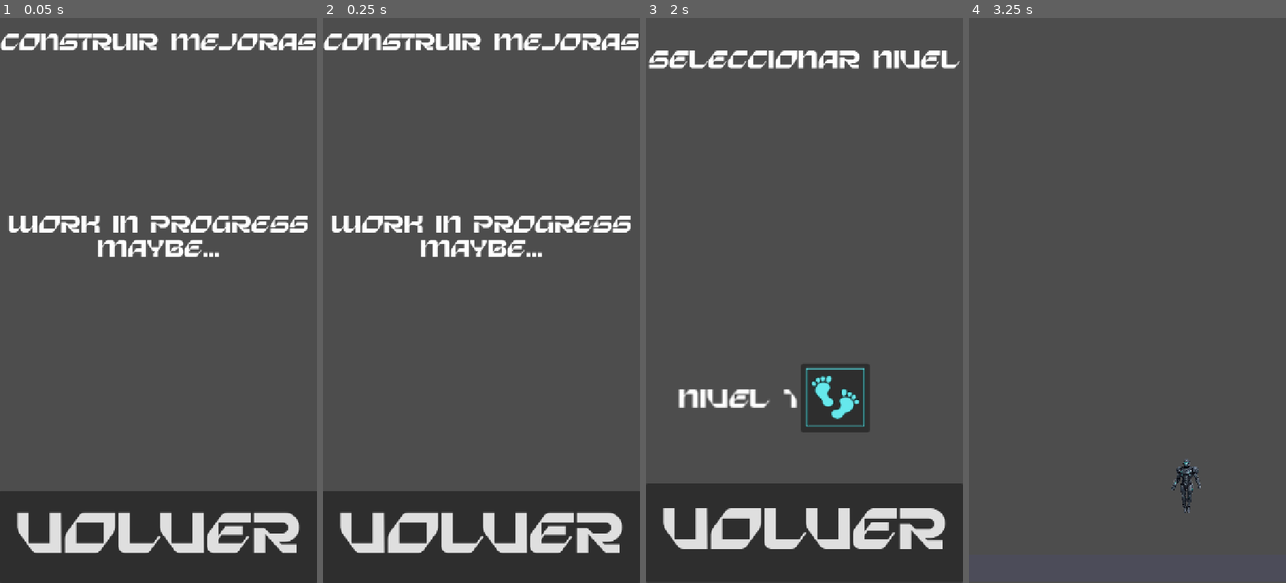
Above: before the commit, frames 1-4 (left to right).
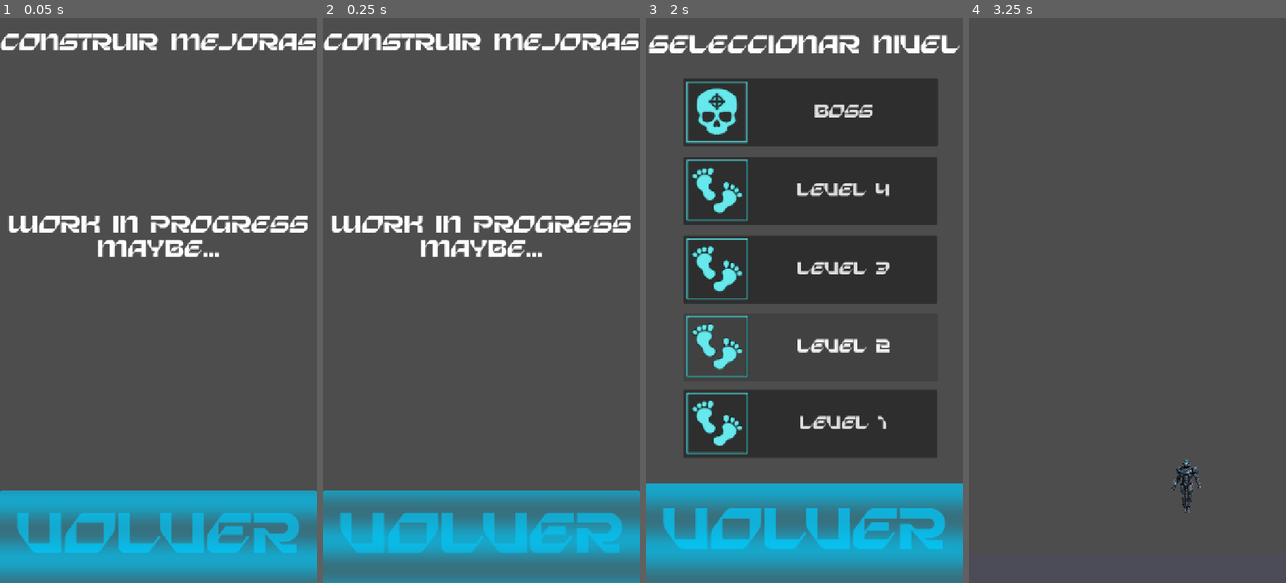
Above: after the commit, the same moments.

Repository: Nico-lk/Proyecto-Mobile
Game: Godot game, scene res://Scenes/menu/seleccionar_mejoras.tscn
Same seed, same stepped clock (60 frames per second), same inputs: the game is played once before the commit and once after it. This scene is started directly instead of the project's main scene.
Inputs:
- Up to frame 1 (0.05 s): no input
- Up to frame 2 (0.25 s): no input
- Up to frame 3 (2 s): click "Volver" at 0.5 s; click "Niveles" at 1.25 s
- Up to frame 4 (3.25 s): click "Nivel 1" (after the commit: "Level 1") at 2 s; tap Enter (ui_accept) at 2.75, 3.02 s; hold Right (ui_right) from 2.78 s (still down)

The runs differ from the first frame. In frame 1, 16% of the frame differs, in the area x 0-100%, y 83-100%; in frame 2, 16%; in frame 3, 59%, in the area x 0-100%, y 3-100%; in frame 4, nothing differs.

Commit message:
feat-interfaz-nave
se le agrego shader a los botones y sonidos de UI al presionarlos

Diff:
--- a/project-mobile/Scenes/levels/level_2.tscn
+++ /dev/null
@@ -1,3 +0,0 @@
-[gd_scene format=3 uid="uid://vf8cyu3i7ly"]
-
-[node name="level_2" type="Node2D" unique_id=329237754]
--- a/project-mobile/Scenes/menu/seleccionar_mejoras.gd
+++ b/project-mobile/Scenes/menu/seleccionar_mejoras.gd
@@ -12,4 +12,6 @@
 
 
 func _on_volver_pressed() -> void:
+	$Volver/AudioStreamPlayer.play()
+	await get_tree().create_timer(0.5).timeout
 	get_tree().change_scene_to_file("res://Scenes/menu/interfaz_nave.tscn")
--- a/project-mobile/Scenes/menu/seleccionar_mejoras.tscn
+++ b/project-mobile/Scenes/menu/seleccionar_mejoras.tscn
@@ -2,6 +2,16 @@
 
 [ext_resource type="Script" uid="uid://y1hccesvhcq2" path="res://Scenes/menu/seleccionar_mejoras.gd" id="1_61taj"]
 [ext_resource type="FontFile" uid="uid://ll6040c1he4m" path="res://Assets/Font/Sterion-BLLld.ttf" id="1_dca5o"]
+[ext_resource type="Shader" uid="uid://bahf0avir3ql1" path="res://Scenes/menu/menu.gdshader" id="3_2h14p"]
+[ext_resource type="AudioStream" uid="uid://b8h0bgofhc6q7" path="res://Assets/audio/UI_Botton.wav" id="4_e0d7u"]
+
+[sub_resource type="ShaderMaterial" id="ShaderMaterial_hcent"]
+shader = ExtResource("3_2h14p")
+shader_parameter/hologram_color = Color(0, 0.8, 1, 1)
+shader_parameter/lines_frequency = 10.000000471740119
+shader_parameter/lines_speed = 1.0
+shader_parameter/scan_glitch_speed = 2.0
+shader_parameter/alpha_glitch_speed = 0.0
 
 [node name="SeleccionarMejoras" type="Control" unique_id=1939811591]
 layout_mode = 3
@@ -28,6 +38,7 @@
 vertical_alignment = 1
 
 [node name="Volver" type="Button" parent="." unique_id=307481891]
+material = SubResource("ShaderMaterial_hcent")
 layout_mode = 0
 offset_top = 1072.0
 offset_right = 720.0
@@ -35,6 +46,9 @@
 theme_override_fonts/font = ExtResource("1_dca5o")
 theme_override_font_sizes/font_size = 130
 text = "Volver"
+
+[node name="AudioStreamPlayer" type="AudioStreamPlayer" parent="Volver" unique_id=501780804]
+stream = ExtResource("4_e0d7u")
 
 [node name="Label2" type="Label" parent="." unique_id=267095504]
 layout_mode = 0
--- a/project-mobile/Scenes/menu/seleccionar_nivel.gd
+++ b/project-mobile/Scenes/menu/seleccionar_nivel.gd
@@ -1,13 +1,14 @@
 extends Control
 
-# Called every frame. 'delta' is the elapsed time since the previous frame.
-func _process(delta: float) -> void:
-	pass
 
 
 func _on_volver_pressed() -> void:
+	$Volver/AudioStreamPlayer.play()
+	await get_tree().create_timer(0.5).timeout
 	get_tree().change_scene_to_file("res://Scenes/menu/interfaz_nave.tscn")
 
 
 func _on_uram_nivel_1_pressed() -> void:
+	$UramLevel1/AudioStreamPlayer.play()
+	await get_tree().create_timer(0.5).timeout
 	get_tree().change_scene_to_file("res://Scenes/levels/level_1.tscn")
--- a/project-mobile/Scenes/menu/seleccionar_nivel.tscn
+++ b/project-mobile/Scenes/menu/seleccionar_nivel.tscn
@@ -3,10 +3,19 @@
 [ext_resource type="Script" uid="uid://ch8d2rws343m0" path="res://Scenes/menu/seleccionar_nivel.gd" id="1_3esmm"]
 [ext_resource type="FontFile" uid="uid://ll6040c1he4m" path="res://Assets/Font/Sterion-BLLld.ttf" id="1_phunf"]
 [ext_resource type="Texture2D" uid="uid://c3vhngsw5ebec" path="res://Assets/Menu/Iconos/frame_002.png" id="3_hcent"]
+[ext_resource type="Shader" uid="uid://bahf0avir3ql1" path="res://Scenes/menu/menu.gdshader" id="4_qmri6"]
+[ext_resource type="Texture2D" uid="uid://c3c3vfe2ew53y" path="res://Assets/Menu/Iconos/frame_021.png" id="4_vduas"]
+[ext_resource type="AudioStream" uid="uid://b8h0bgofhc6q7" path="res://Assets/audio/UI_Botton.wav" id="6_8pcgv"]
 
 [sub_resource type="ShaderMaterial" id="ShaderMaterial_3xd07"]
 
 [sub_resource type="ShaderMaterial" id="ShaderMaterial_jq8tk"]
+shader = ExtResource("4_qmri6")
+shader_parameter/hologram_color = Color(0, 0.8, 1, 1)
+shader_parameter/lines_frequency = 10.000000471740119
+shader_parameter/lines_speed = 1.0
+shader_parameter/scan_glitch_speed = 2.0
+shader_parameter/alpha_glitch_speed = 0.0
 
 [node name="SeleccionarNivel" type="Control" unique_id=939338658]
 layout_mode = 3
@@ -27,34 +36,75 @@
 layout_mode = 0
 offset_top = 3.0
 offset_right = 720.0
-offset_bottom = 195.0
+offset_bottom = 124.0
 theme_override_fonts/font = ExtResource("1_phunf")
 theme_override_font_sizes/font_size = 57
 text = "Seleccionar Nivel"
 horizontal_alignment = 1
 vertical_alignment = 1
 
-[node name="UramNivel1" type="Button" parent="." unique_id=1535186233]
+[node name="UramLevel1" type="Button" parent="." unique_id=1535186233]
 layout_mode = 0
-offset_left = 352.0
-offset_top = 783.0
-offset_right = 430.0
-offset_bottom = 861.0
-scale = Vector2(2, 2)
-offset_transform_enabled = true
+offset_left = 85.0
+offset_top = 843.0
+offset_right = 662.0
+offset_bottom = 997.0
+theme_override_fonts/font = ExtResource("1_phunf")
+theme_override_font_sizes/font_size = 40
+text = "Level 1"
 icon = ExtResource("3_hcent")
+expand_icon = true
 
-[node name="Label" type="Label" parent="UramNivel1" unique_id=1353110996]
+[node name="AudioStreamPlayer" type="AudioStreamPlayer" parent="UramLevel1" unique_id=573265890]
+stream = ExtResource("6_8pcgv")
+
+[node name="UramLevel2" type="Button" parent="." unique_id=1879827910]
 layout_mode = 0
-offset_left = -140.0
-offset_top = 26.5
-offset_right = -4.0
-offset_bottom = 55.5
+offset_left = 85.0
+offset_top = 669.0
+offset_right = 663.0
+offset_bottom = 823.0
 theme_override_fonts/font = ExtResource("1_phunf")
-theme_override_font_sizes/font_size = 30
-text = "Nivel 1"
-horizontal_alignment = 1
-vertical_alignment = 1
+theme_override_font_sizes/font_size = 40
+text = "Level 2"
+icon = ExtResource("3_hcent")
+expand_icon = true
+
+[node name="UramLevel3" type="Button" parent="." unique_id=794533703]
+layout_mode = 0
+offset_left = 85.0
+offset_top = 493.0
+offset_right = 662.0
+offset_bottom = 647.0
+theme_override_fonts/font = ExtResource("1_phunf")
+theme_override_font_sizes/font_size = 40
+text = "Level 3"
+icon = ExtResource("3_hcent")
+expand_icon = true
+
+[node name="UramLevel4" type="Button" parent="." unique_id=1037016387]
+layout_mode = 0
+offset_left = 85.0
+offset_top = 315.0
+offset_right = 662.0
+offset_bottom = 469.0
+theme_override_fonts/font = ExtResource("1_phunf")
+theme_override_font_sizes/font_size = 40
+text = "Level 4"
+icon = ExtResource("3_hcent")
+expand_icon = true
+
+[node name="UramLevelBoss" type="Button" parent="." unique_id=1926812062]
+layout_mode = 0
+offset_left = 85.0
+offset_top = 137.0
+offset_right = 663.0
+offset_bottom = 291.0
+theme_override_fonts/font = ExtResource("1_phunf")
+theme_override_font_sizes/font_size = 40
+text = "Boss"
+icon = ExtResource("4_vduas")
+expand_icon = true
 
 [node name="Volver" type="Button" parent="." unique_id=1571761689]
 material = SubResource("ShaderMaterial_jq8tk")
@@ -66,5 +116,8 @@
 theme_override_font_sizes/font_size = 130
 text = "Volver"
 
-[connection signal="pressed" from="UramNivel1" to="." method="_on_uram_nivel_1_pressed"]
+[node name="AudioStreamPlayer" type="AudioStreamPlayer" parent="Volver" unique_id=489711829]
+stream = ExtResource("6_8pcgv")
+
+[connection signal="pressed" from="UramLevel1" to="." method="_on_uram_nivel_1_pressed"]
 [connection signal="pressed" from="Volver" to="." method="_on_volver_pressed"]
